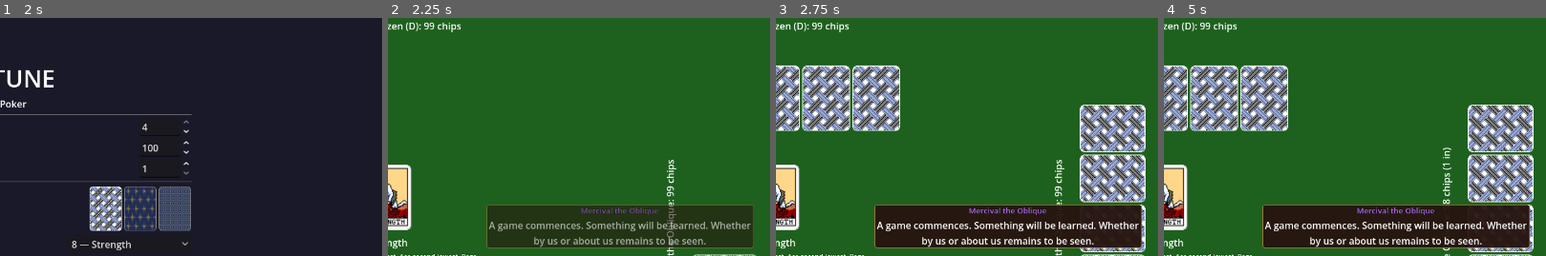
Above: before the commit, frames 1-4 (left to right).
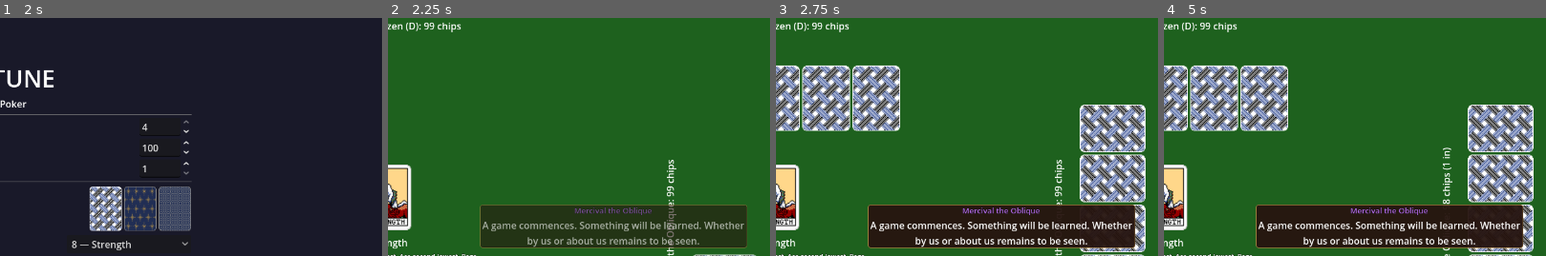
Above: after the commit, the same moments.

Repository: zenOfBass/Fortune
Game: Godot game, scene res://scenes/main_menu.tscn
Same seed, same stepped clock (60 frames per second), same inputs: the game is played once before the commit and once after it.
Inputs (mouse positions are % of the whole screen's width and height, from its top left):
- Up to frame 1 (2 s): click "Random (normal)" at 0.5 s; click "Random (normal)" at 1.25 s
- Up to frame 2 (2.25 s): click "Start Game" at 2 s
- Up to frame 3 (2.75 s): no input
- Up to frame 4 (5 s): move the mouse to (37, 23) at 2.77 s; click (37, 23) at 2.92 s; tap Enter at 3.5 s; move the mouse to (43, 23) at 3.52 s; click (43, 23) at 3.67 s; tap Space at 4.25 s; move the mouse to (50, 23) at 4.27 s; click (50, 23) at 4.42 s
The pictures show only the part of the screen within x 50-100%, y 6-56%; the shares and areas given below are measured in that part.

Frame 1 is identical in both runs. In frame 2, 3.0% of the frame differs, in the area x 24-96%, y 78-97%; in frame 3, 3.4%; in frame 4, 3.4%.

Commit message:
Moving dialogue boxes more

Diff:
--- a/scenes/table.gd
+++ b/scenes/table.gd
@@ -611,36 +611,30 @@
 	return null
 
 func _reposition_dialogue(speaker_idx: int) -> void:
+	# get_global_rect() is unreliable for all three AI areas (layout rects extend
+	# past viewport edges), so position directly from speaker_idx + fixed fractions.
 	var vp := get_viewport_rect().size
-	var area := _ai_area_for_speaker(speaker_idx)
 	var box_h := 70.0
-	if area == null or not area.visible:
-		dialogue_display.offset_left = vp.x * 0.30
-		dialogue_display.offset_top = vp.y * 0.60
-		dialogue_display.offset_right = vp.x * 0.70
-		dialogue_display.offset_bottom = vp.y * 0.60 + box_h
-		return
-	var center := area.get_global_rect().get_center()
 	var box_w: float
 	var left: float
 	var top: float
-	if center.x < vp.x * 0.3:
-		# Left-side speaker — box starts just inside their right edge
-		box_w = vp.x * 0.35
-		left = center.x + vp.x * 0.02
-		top = center.y + box_h * 0.3
-	elif center.x > vp.x * 0.7:
-		# Right-side speaker — box ends just inside their left edge
-		box_w = vp.x * 0.35
-		left = center.x - box_w - vp.x * 0.10
-		# ai3_area's layout rect extends past the viewport edge, so
-		# get_global_rect().center.y is unreliable — use a fixed fraction instead.
-		top = vp.y * 0.45
-	else:
-		# Top-center speaker — box below their area
-		box_w = vp.x * 0.45
-		left = center.x - box_w * 0.5
-		top = center.y + vp.y * 0.05
+	match speaker_idx:
+		1:  # Tarvosk — top-center
+			box_w = vp.x * 0.45
+			left = (vp.x - box_w) * 0.5
+			top = vp.y * 0.30
+		2:  # Haldemar — left
+			box_w = vp.x * 0.35
+			left = vp.x * 0.13
+			top = vp.y * 0.45
+		3:  # Mercival — right
+			box_w = vp.x * 0.35
+			left = vp.x * 0.62
+			top = vp.y * 0.45
+		_:  # fallback
+			box_w = vp.x * 0.40
+			left = (vp.x - box_w) * 0.5
+			top = vp.y * 0.60
 	left = clampf(left, 0.0, vp.x - box_w)
 	top = clampf(top, 0.0, vp.y - box_h)
 	dialogue_display.offset_left = left
